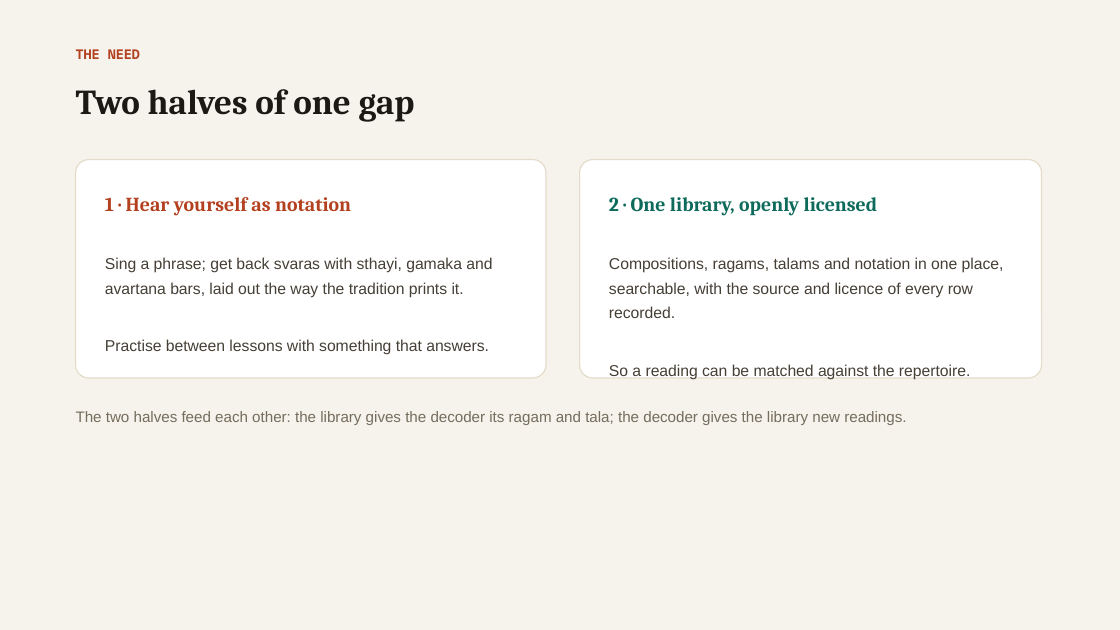
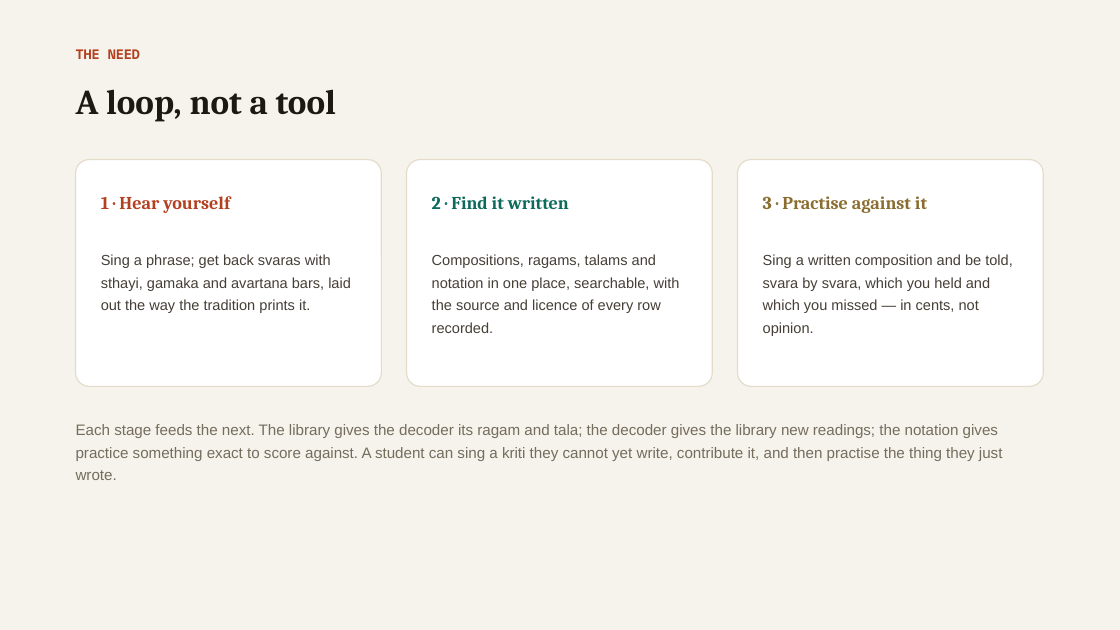
Before and after one commit to vinoth4v/sruthiscribe, a slide deck: slide 3 of SruthiScribe-pitch.pptx. Drawn at 1120x630 pixels with LibreOffice and Linux fonts; fonts in the diff are those of the drawing. Boxes give left, top, right and bottom in pixels: in the first picture for what was removed or moved away, otherwise in the second. Text is boxed around its words. In the diff, an @@ line names an element or a change of style, - is before the commit and + after.

```diff
--- a/SruthiScribe-pitch.pptx
+++ b/SruthiScribe-pitch.pptx
@@ text at [76,89,336,122]: text changed @@
-Two halves of one gap
+A loop, not a tool
@@ rounded rectangle: place and size @@
-rounded rectangle at [76,160,546,378]
+rounded rectangle at [76,160,381,386]
@@ rounded rectangle: place and size @@
-rounded rectangle at [580,160,1042,378]
+rounded rectangle at [407,160,712,386]
@@ rounded rectangle added at [738,160,1044,386], fill #FFFFFF, outline #E4DCC9 1 pt @@
@@ text at [101,196,230,213]: text changed; size 17 to 15.5 pt @@
-1 · Hear yourself as notation
+1 · Hear yourself
@@ text at [432,196,569,209]: text changed; size 17 to 15.5 pt @@
-2 · One library, openly licensed
+2 · Find it written
@@ text "2 · Find it written": place and size @@
-text "2 · Find it written" at [609,197,1004,380]
+text "2 · Find it written" at [432,196,680,333]
@@ text added at [763,196,1013,336], 12.5 pt, text #453F36 @@
+3 · Practise against it
+Sing a written composition and be told, svara by svara, which you held and which you missed — in cents, not opinion.
@@ text at [101,254,351,313]: size 13.5 to 12.5 pt in "Sing a phrase; get back svaras with ..." @@
@@ text at [432,254,680,333]: size 13.5 to 12.5 pt in "Compositions, ragams, talams and notation in one ..." @@
@@ text at [105,339,489,355]: paragraph removed @@
-Practise between lessons with something that answers.
@@ text at [609,364,970,380]: paragraph removed @@
-So a reading can be matched against the repertoire.
@@ text at [76,424,1003,480]: text changed @@
-The two halves feed each other: the library gives the decoder its ragam and tala; the decoder gives the library new readings.
+Each stage feeds the next. The library gives the decoder its ragam and tala; the decoder gives the library new readings; the notation gives practice something exact to score against. A student can sing a kriti they cannot yet write, contribute it, and then practise the thing they just wrote.
```
Also in this commit, not shown: 4 other slides changed, 3 other files.
